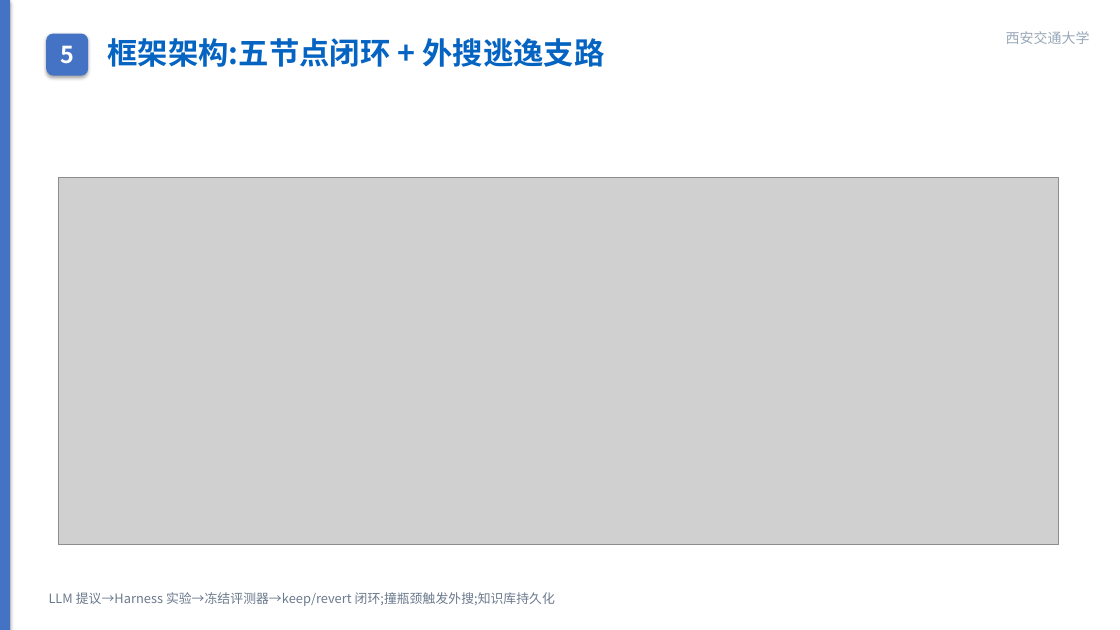
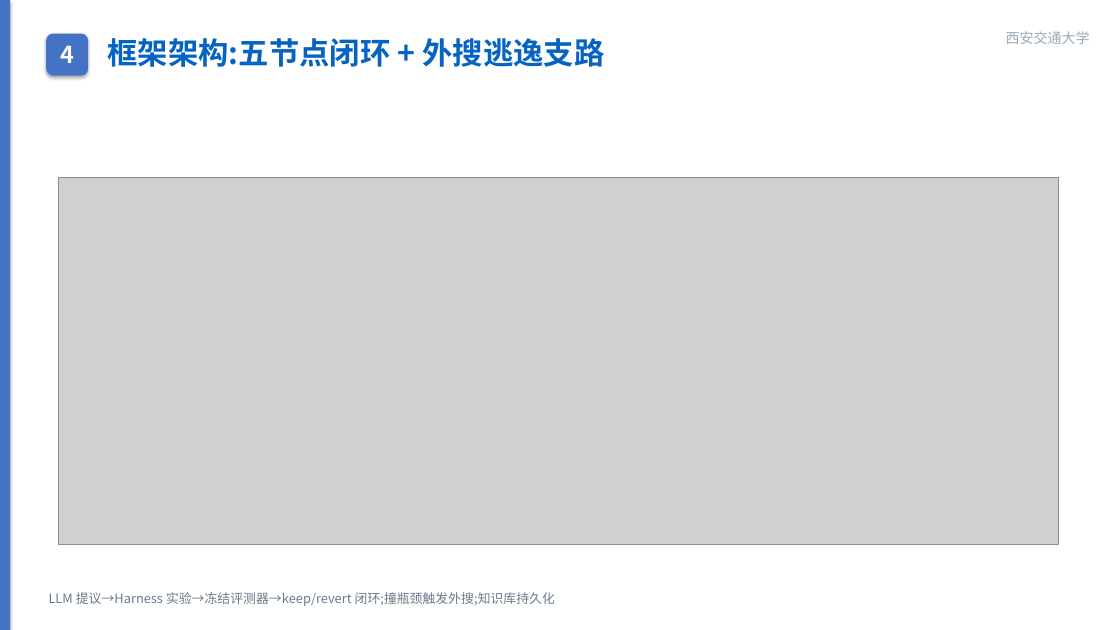
Before and after one commit to wbz0429/PathPlanningwithEnergy, a slide deck: slide 7 of autoresearch/energy_m100/experiments/midterm_defense.pptx (slide 8 before the commit). Drawn at 1120x630 pixels with LibreOffice and Linux fonts; fonts in the diff are those of the drawing; grey boxes stand for pictures. Boxes give left, top, right and bottom in pixels: in the first picture for what was removed or moved away, otherwise in the second. Text is boxed around its words. In the diff, an @@ line names an element or a change of style, - is before the commit and + after.

```diff
--- a/autoresearch/energy_m100/experiments/midterm_defense.pptx
+++ b/autoresearch/energy_m100/experiments/midterm_defense.pptx
@@ text in rounded rectangle at bbox=[60, 45, 74, 63]: text changed @@
-5
+4
```
Also in this commit, not shown: 14 other slides changed, 1 slide added, 2 slides removed, 3 other files.
